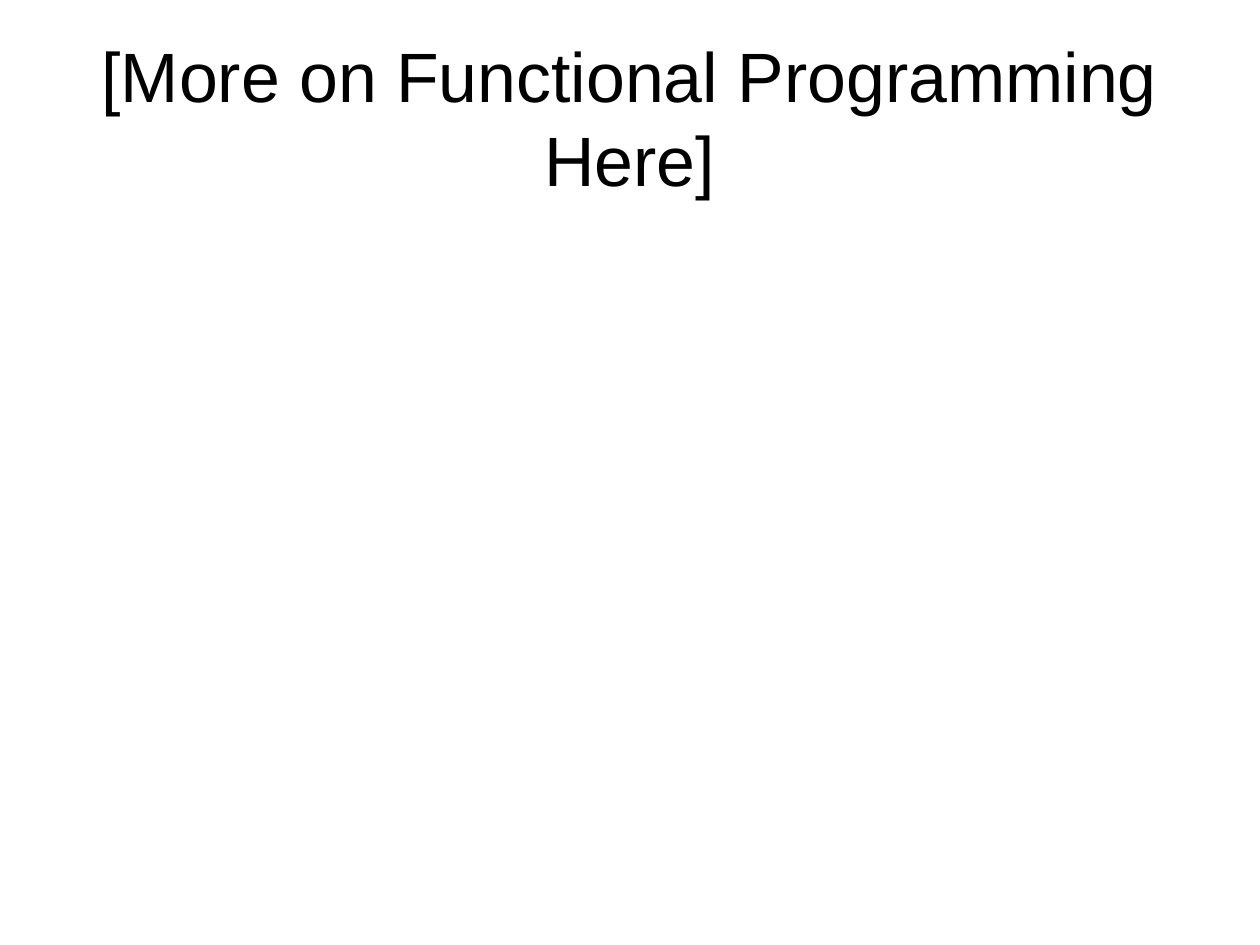
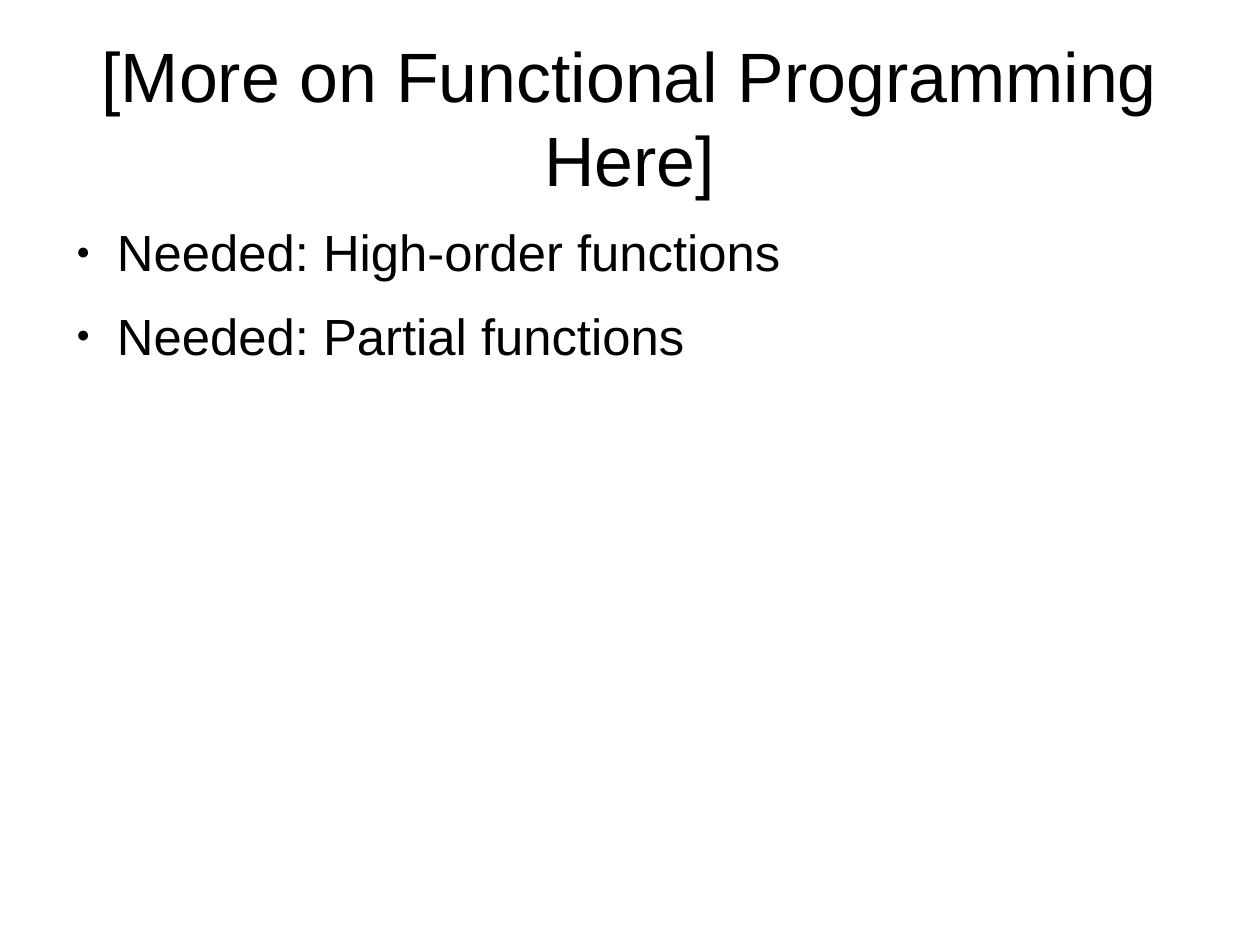
Before and after one commit to JohnLockwood/ScalaTalkSacjug, a slide deck: slide 25 of ScalaDecember2014.odp (slide 26 before the commit). Drawn at 1260x945 pixels with LibreOffice and Linux fonts; fonts in the diff are those of the drawing. Boxes give left, top, right and bottom in pixels: in the first picture for what was removed or moved away, otherwise in the second. Text is boxed around its words. In the diff, an @@ line names an element or a change of style, - is before the commit and + after.

```diff
--- a/ScalaDecember2014.odp
+++ b/ScalaDecember2014.odp
@@ text added at [117, 234, 780, 356], 32 pt, text #000000 @@
+● Needed: High-order functions
+● Needed: Partial functions
```
Also in this commit, not shown: 4 other slides changed, 4 slides added, 1 slide removed, 9 other files.
